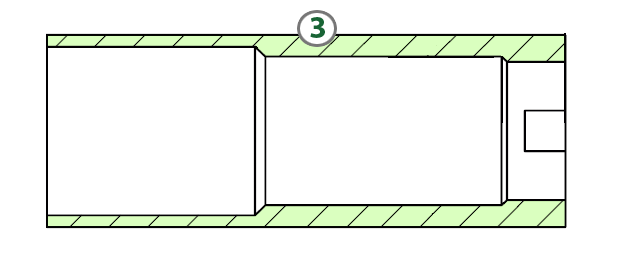
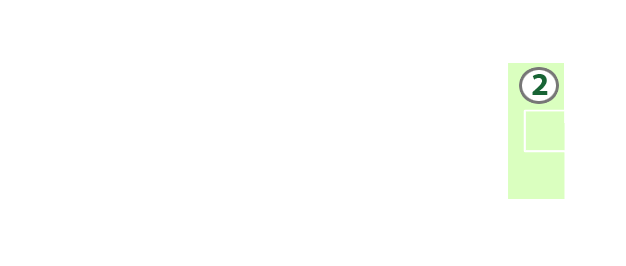
Two versions of the same layered image (626 × 266). Layer-by-layer changes:
hid group "z3" (6 layers) over [47, 10, 565, 227]
showed group "z2" (6 layers) over [508, 63, 565, 199]
hid "vector" over [46, 33, 567, 229]
